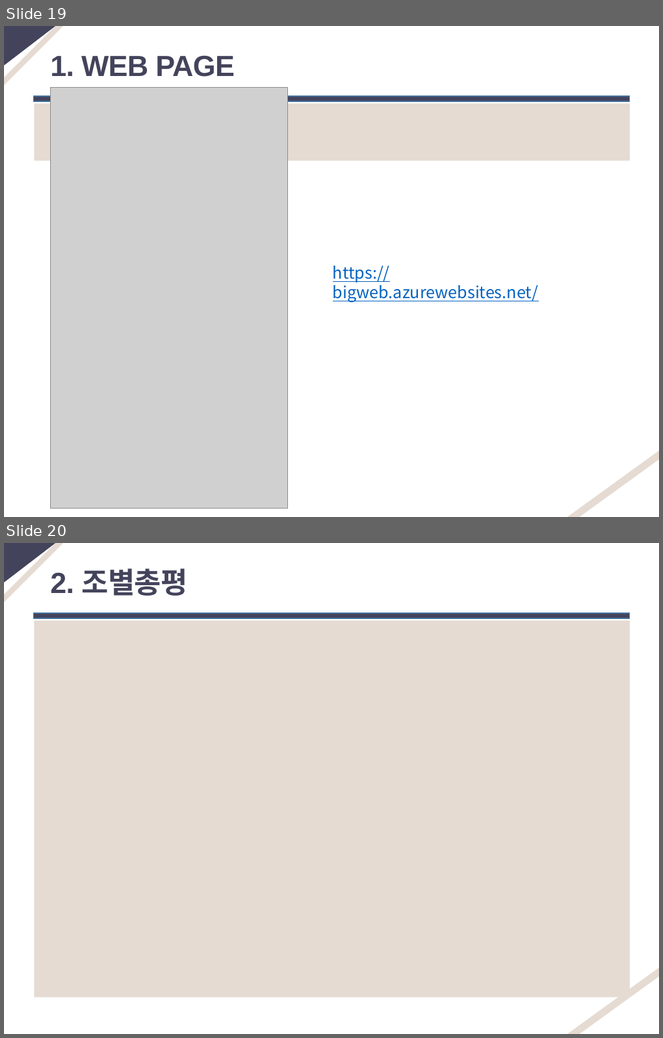
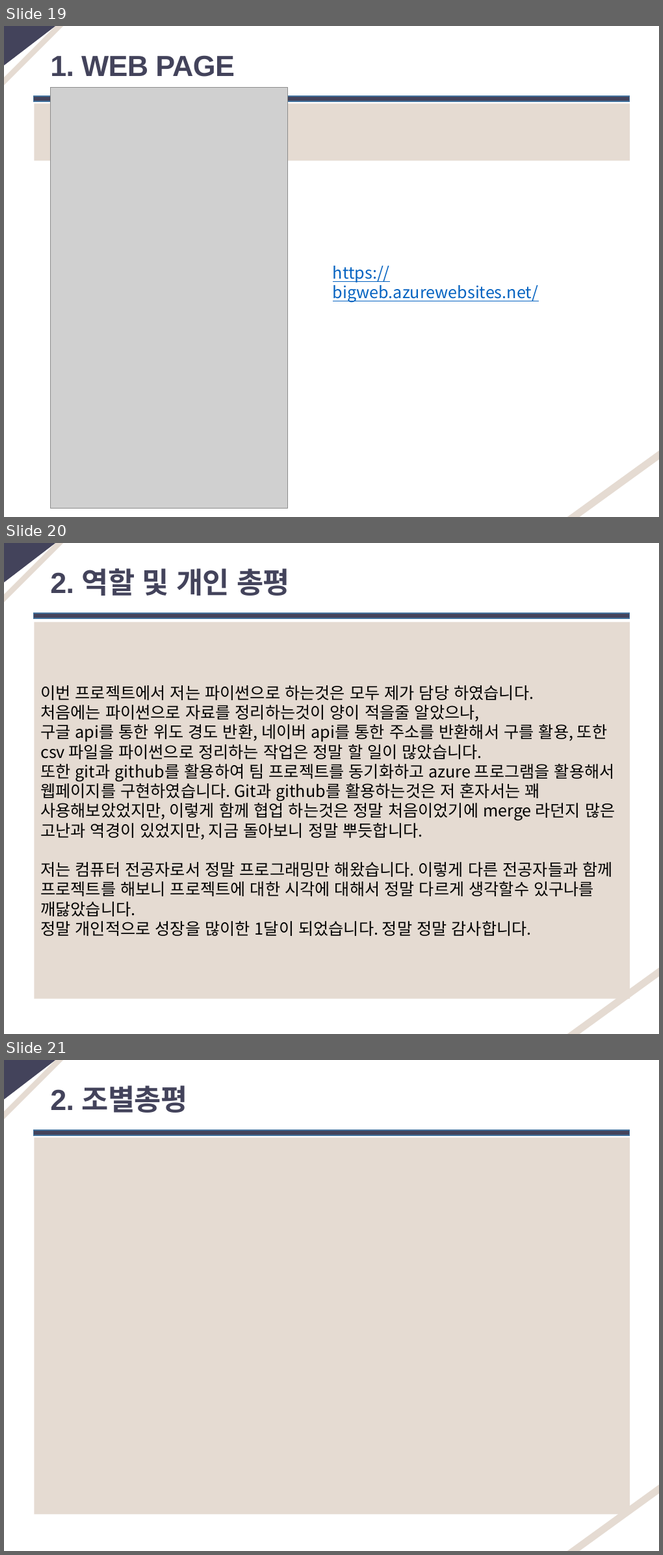
Before and after one commit to mgh3326/Woman_Safe_way_big_data_web_project, a slide deck: 발표/최종제출.pptx. Shown one above the other, each under a label of ours: slides 19 and 20 before the commit, slides 19, 20 and 21 after it. The pictures are 663x1038 and 663x1555 pixels, drawn with LibreOffice and Linux fonts; fonts in the diff are those of the drawing; grey boxes stand for pictures. Boxes give left, top, right and bottom in pixels: in the first picture for what was removed or moved away, otherwise in the second. Text is boxed around its words. In the diff, an @@ line names an element or a change of style, - is before the commit and + after.

Commit message:
update

```diff
--- a/발표/최종제출.pptx
+++ b/발표/최종제출.pptx
@@ slide 20 added at (x1=4, y1=543, x2=659, y2=1034), background #FFFFFF; not listed: 3 template elements that a slide beside it also shows @@
@@ text added at (x1=50, y1=568, x2=290, y2=596), 32 pt, text #43435B, bold @@
+2. 역할 및 개인 총평
@@ rectangle added at (x1=33, y1=613, x2=630, y2=618), fill #43435B, outline #43739E 1 pt @@
@@ rectangle added at (x1=34, y1=622, x2=631, y2=999), fill #E5DBD2, 18 pt, text #000000 @@
+이번 프로젝트에서 저는 파이썬으로 하는것은 모두 제가 담당 하였습니다.
+처음에는 파이썬으로 자료를 정리하는것이 양이 적을줄 알았으나,
+구글 api를 통한 위도 경도 반환, 네이버 api를 통한 주소를 반환해서 구를 활용, 또한 csv 파일을 파이썬으로 정리하는 작업은 정말 할 일이 많았습니다.
+또한 git과 github를 활용하여 팀 프로젝트를 동기화하고 azure 프로그램을 활용해서 웹페이지를 구현하였습니다. Git과 github를 활용하는것은 저 혼자서는 꽤 사용해보았었지만, 이렇게 함께 협업 하는것은 정말 처음이었기에 merge 라던지 많은 고난과 역경이 있었지만, 지금 돌아보니 정말 뿌듯합니다.
+저는 컴퓨터 전공자로서 정말 프로그래밍만 해왔습니다. 이렇게 다른 전공자들과 함께 프로젝트를 해보니 프로젝트에 대한 시각에 대해서 정말 다르게 생각할수 있구나를 깨닳았습니다.
+정말 개인적으로 성장을 많이한 1달이 되었습니다. 정말 정말 감사합니다.
@@ what was slide 20 is now slide 21 @@
```
Also in this commit, not shown: 1 slide removed.
